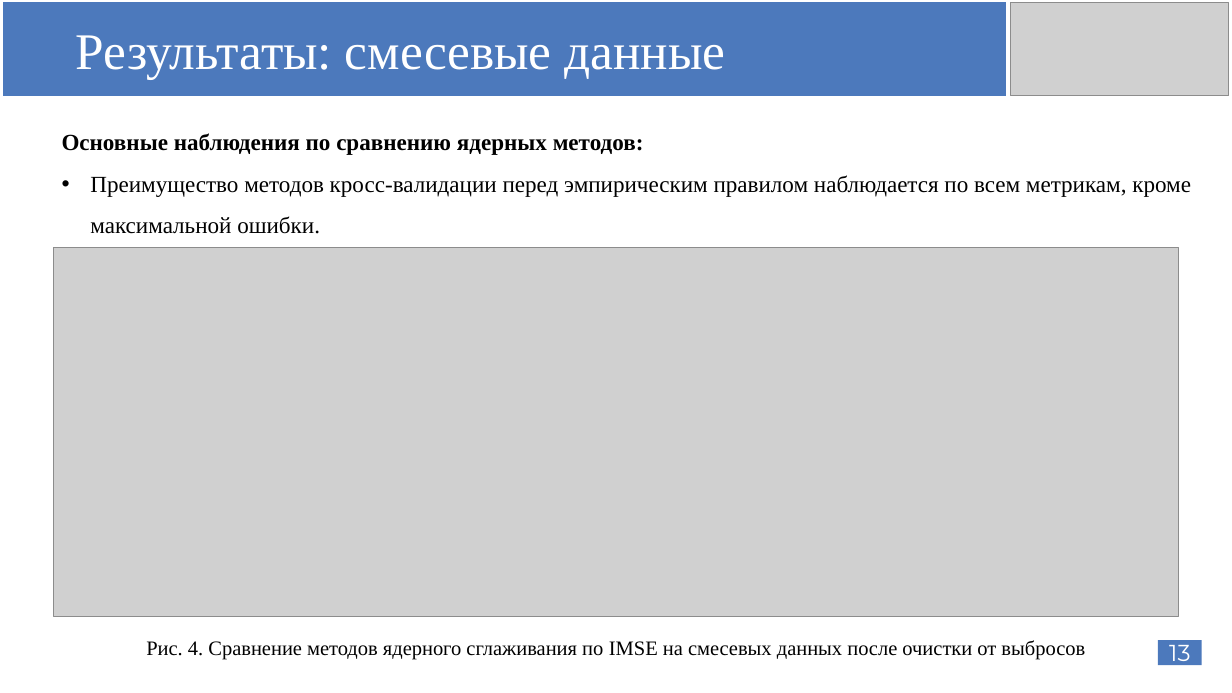
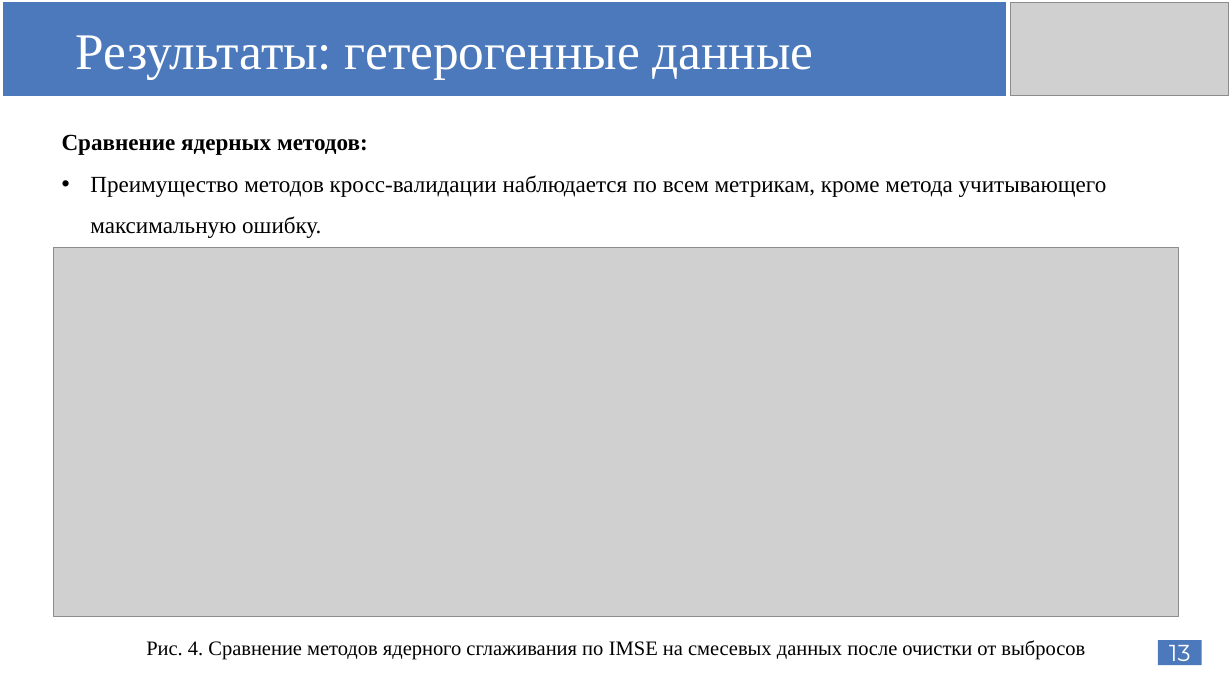
Before and after one commit to AnfimovAleksandr/mag_diploma, a slide deck: slide 13 of Защита диплома/Anfimov_diplom_shablon.pptx. Drawn at 1232x693 pixels with LibreOffice and Linux fonts; fonts in the diff are those of the drawing; grey boxes stand for pictures. Boxes give left, top, right and bottom in pixels: in the first picture for what was removed or moved away, otherwise in the second. Text is boxed around its words. In the diff, an @@ line names an element or a change of style, - is before the commit and + after.

```diff
--- a/Защита диплома/Anfimov_diplom_shablon.pptx
+++ b/Защита диплома/Anfimov_diplom_shablon.pptx
@@ text in rectangle at (x1=76, y1=35, x2=814, y2=80): text changed @@
-Результаты: смесевые данные
+Результаты: гетерогенные данные
@@ text at (x1=62, y1=134, x2=1107, y2=238): text changed @@
-Основные наблюдения по сравнению ядерных методов:
-• Преимущество методов кросс-валидации перед эмпирическим правилом наблюдается по всем метрикам, кроме максимальной ошибки.
+Сравнение ядерных методов:
+• Преимущество методов кросс-валидации наблюдается по всем метрикам, кроме метода учитывающего максимальную ошибку.
```
Also in this commit, not shown: 10 other slides changed, 16 slides added, 38 other files.
